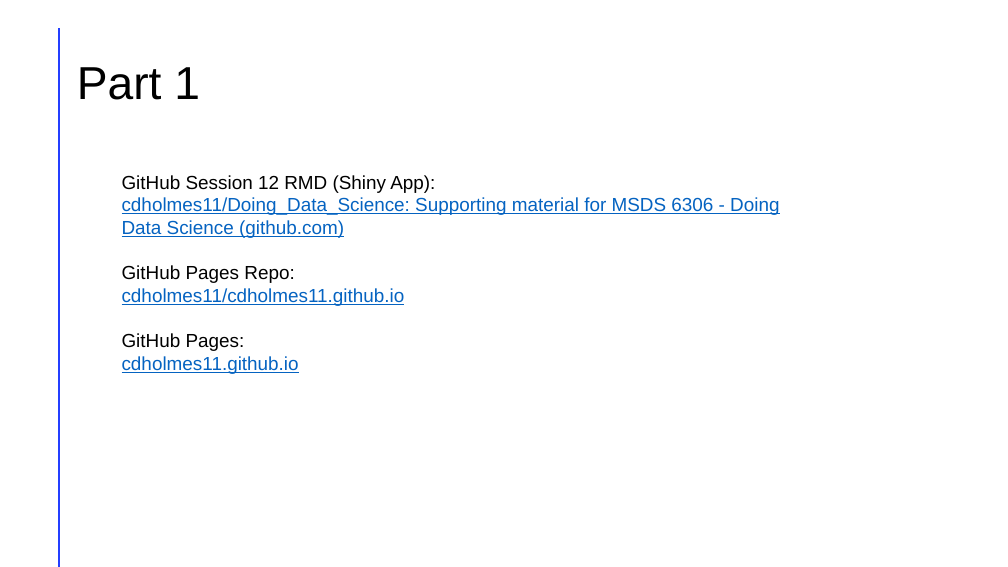
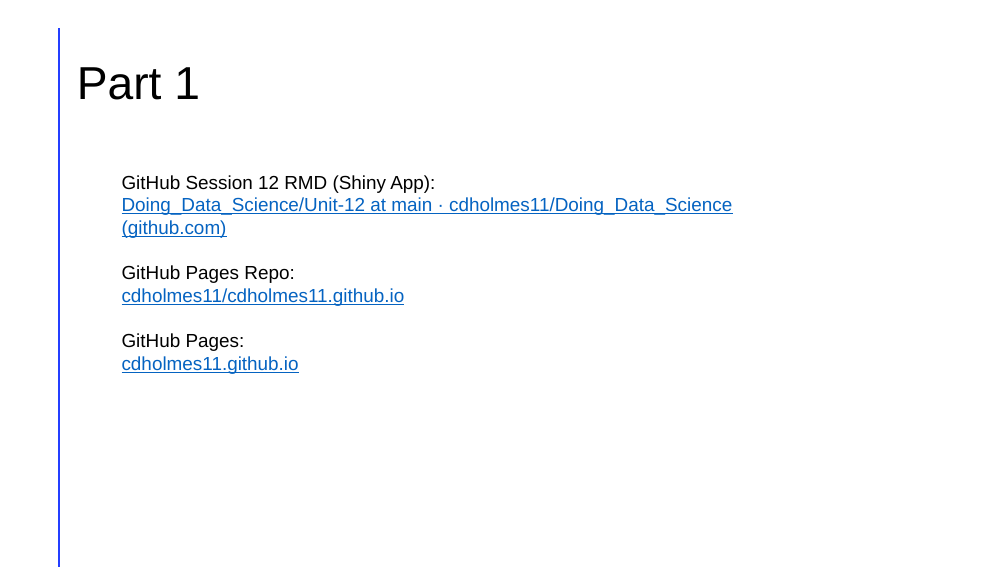
Before and after one commit to cdholmes11/Doing_Data_Science, a slide deck: slide 2 of Unit-12/Dane_Holmes_Live_Session_12.pptx. Drawn at 1008x567 pixels with LibreOffice and Linux fonts; fonts in the diff are those of the drawing. Boxes give left, top, right and bottom in pixels: in the first picture for what was removed or moved away, otherwise in the second. Text is boxed around its words. In the diff, an @@ line names an element or a change of style, - is before the commit and + after.

Commit message:
Session 12

```diff
--- a/Unit-12/Dane_Holmes_Live_Session_12.pptx
+++ b/Unit-12/Dane_Holmes_Live_Session_12.pptx
@@ text at (x1=122, y1=197, x2=732, y2=238): text changed @@
-cdholmes11/Doing_Data_Science: Supporting material for MSDS 6306 - Doing Data Science (github.com)
+Doing_Data_Science/Unit-12 at main · cdholmes11/Doing_Data_Science (github.com)
```
